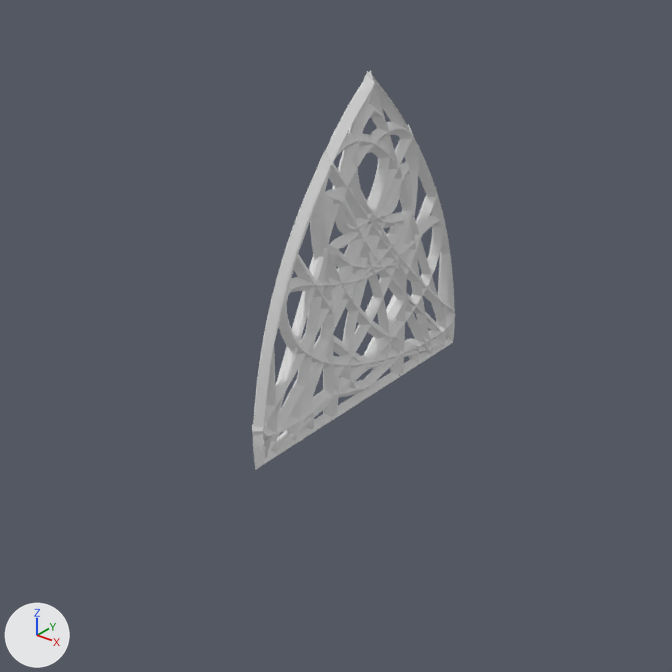
Before and after pictures for a commit that changed the Blender file Assets/Meshes/Vault.blend.
Both versions are drawn from a 50 mm camera at (16.15, -16.4, 11.67) aimed at (4.0, -1.22, 2.25). Lighting does not change. The marker at lower left points along +X, +Y and +Z. The same objects are shown in both versions, whatever each file hides.

In view in the first picture: 'Window Angel', 'Window Clean', 'Window Flow', 'Window Trad'.
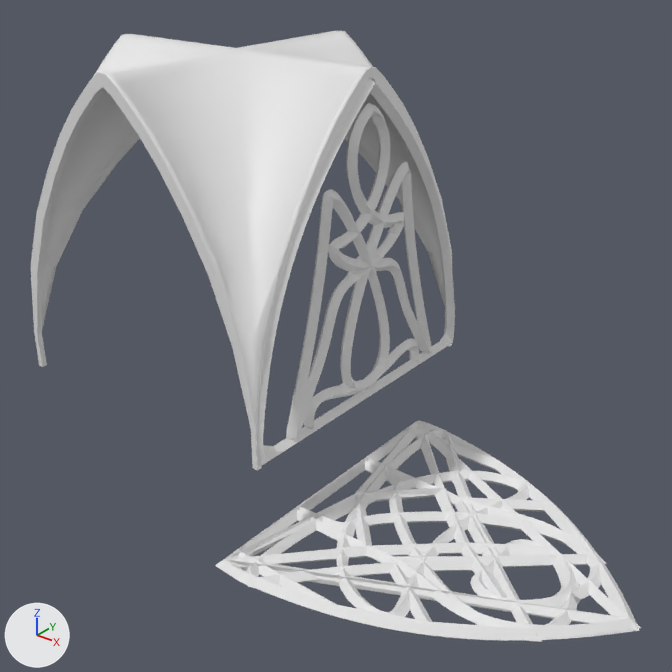
Where the newer file only moved an object's origin or applied its transform, the numbers keep the older frame.

Patch to the scene script:
```diff
--- a/Assets/Meshes/Vault.blend.py
+++ b/Assets/Meshes/Vault.blend.py
@@ me_mesh_003 @@
 me_mesh_003.from_pydata(...)  # 1352 vertices, 1522 faces; spans x -5.79..2.17, y -2.63..5.5, z -0.16..0.16
 # used by ob_window_flow; parent = ob_lod_b_vault_001; location = (3.955, -1.437, 2.181); rotation_euler = (0.0, 1.571, 0.0), in degrees (0, 90, 0)
+# me_mesh_003 part 1: the whole mesh is multiplied about its middle by the matrix ((0.0, 0.0, 1.0), (0.0, 0.974, 0.0), (-1.0, 0.0, 0.0)), then moved by (5.76, -1.47, 3.99)
@@ me_mesh_005 @@
 me_mesh_005.from_pydata(...)  # 306 vertices, 316 faces; spans x -5.79..2.17, y -2.62..5.49, z -0.16..0.16
 # used by ob_window_trad; parent = ob_lod_b_vault_001; location = (3.955, -1.437, 2.181); rotation_euler = (0.0, 1.571, 0.0), in degrees (0, 90, 0)
+# me_mesh_005 part 2: the whole mesh is multiplied about its middle by the matrix ((0.0, 0.0, 1.0), (0.0, 0.976, 0.0), (-1.0, 0.0, 0.0)), then moved by (5.76, -1.47, 3.99)
@@ me_mesh_007 @@
 me_mesh_007.from_pydata(...)  # 560 vertices, 592 faces; spans x -5.9..2.17, y -2.62..5.49, z -0.16..0.18
 # used by ob_window_clean; parent = ob_lod_b_vault_001; location = (3.929, -1.437, 2.181); rotation_euler = (0.0, 1.571, 0.0), in degrees (0, 90, 0)
+# me_mesh_007 part 3: the whole mesh is multiplied about its middle by the matrix ((0.0, 0.0, 1.0), (0.0, 0.974, 0.0), (-1.0, 0.0, 0.0)), then moved by (5.81, -1.47, 4.03)
@@ me_lod_b_vault @@
+me_lod_b_vault.from_pydata(...)  # 432 vertices, 544 faces; spans x -6.07..1.93, y -1.93..6.07, z -4.07..4.07
@@ ob_window_angel @@
 ob_window_angel = bpy.data.objects.new('Window Angel', me_mesh_006)
-ob_window_angel.parent = ob_lod_b_vault_001
+ob_window_angel.parent = ob_lod_b_vaultnew
 ob_window_angel.matrix_parent_inverse = Matrix(((0.0, 1.0, 0.0, -2.071), (-1.0, 0.0, 0.0, 2.071), (0.0, 0.0, 1.0, -4.072), (0.0, 0.0, 0.0, 1.0)))
@@ ob_lod_b_vaultnew @@
+ob_lod_b_vaultnew = bpy.data.objects.new('LOD_B_VaultNew', me_lod_b_vault)
+ob_lod_b_vaultnew.location = (2.07, 2.07, 4.07)
+ob_lod_b_vaultnew.rotation_euler = (0.0, 0.0, 1.571)  # degrees (0, 0, 90)
```

Where the change shows, as pixel boxes (x1, y1, x2, y2) in the pictures (672 x 672 px):
'LOD_B_VaultNew', added
    after: (31, 31, 452, 471)
'Window Angel', moved
    before: (253, 76, 455, 470)
    after: (257, 78, 455, 467)
'Window Clean', reshaped (115% wider, 44% shorter)
    before: (253, 70, 451, 459)
    after: (215, 420, 641, 637)
'Window Flow', reshaped
    before: (252, 121, 455, 440)
    after: (227, 422, 635, 640)
'Window Trad', reshaped (123% wider, 42% shorter)
    before: (263, 77, 450, 461)
    after: (216, 420, 635, 642)
